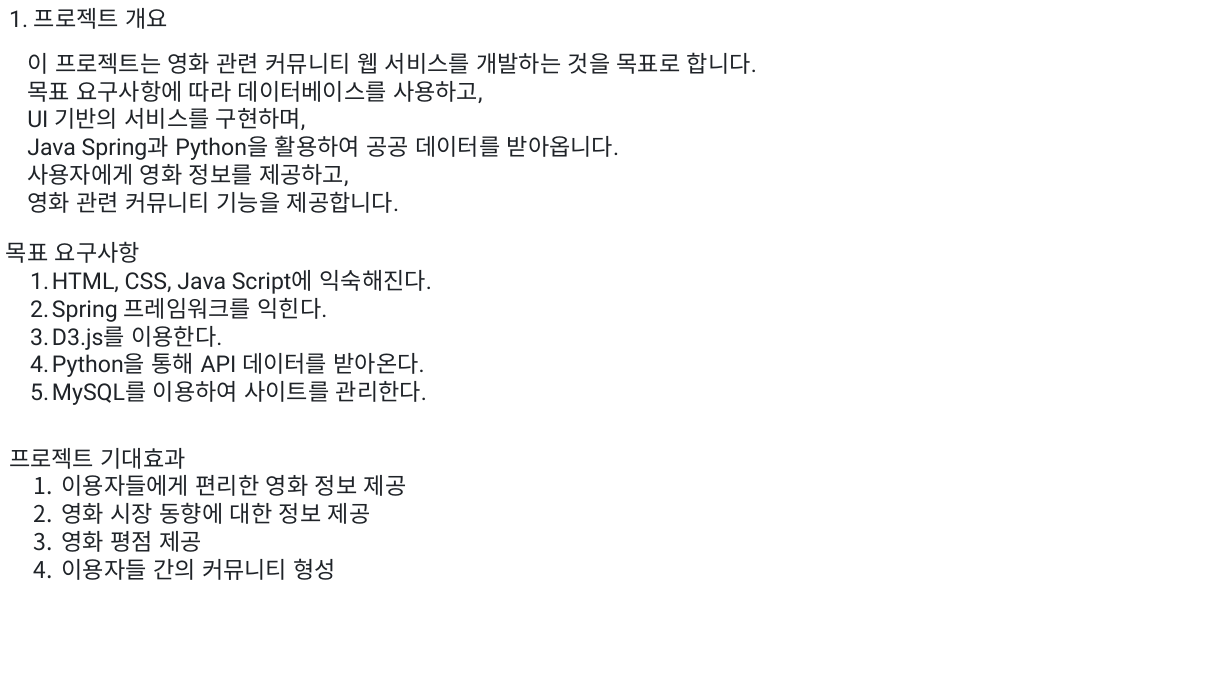
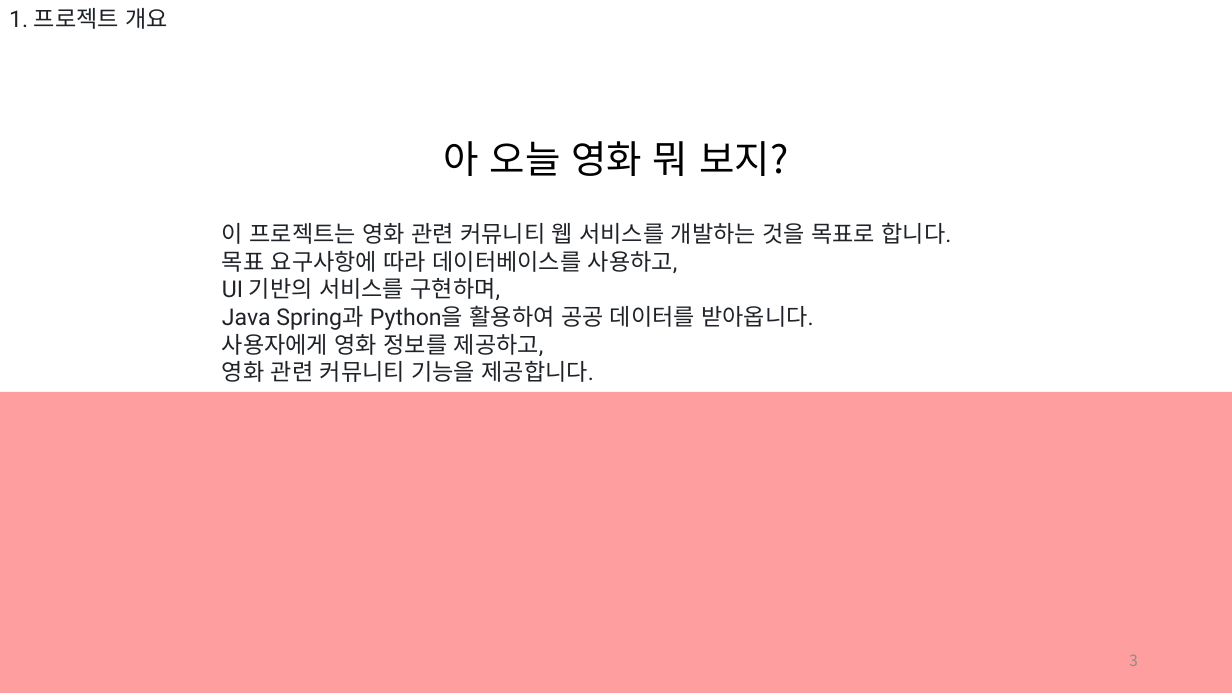
Before and after one commit to 909ma/VIE-Oh-What-is-The-Film-Today, a slide deck: slide 3 of 기타/발표 자료/초본.pptx. Drawn at 1232x693 pixels with LibreOffice and Linux fonts; fonts in the diff are those of the drawing. Boxes give left, top, right and bottom in pixels: in the first picture for what was removed or moved away, otherwise in the second. Text is boxed around its words. In the diff, an @@ line names an element or a change of style, - is before the commit and + after.

```diff
--- a/기타/발표 자료/초본.pptx
+++ b/기타/발표 자료/초본.pptx
@@ text added at box(444, 141, 788, 176), 30 pt, text #000000 @@
+아 오늘 영화 뭐 보지?
@@ text "이 프로젝트는 영화 관련 커뮤니티 ...": place and size @@
-text "이 프로젝트는 영화 관련 커뮤니티 ..." at box(27, 52, 757, 213)
+text "이 프로젝트는 영화 관련 커뮤니티 ..." at box(222, 222, 952, 382)
@@ text removed at box(6, 241, 432, 405) @@
-목표 요구사항
-  1. HTML, CSS, Java Script에 익숙해진다.
-  2. Spring 프레임워크를 익힌다.
-  3. D3.js를 이용한다.
-  4. Python을 통해 API 데이터를 받아온다.
-  5. MySQL를 이용하여 사이트를 관리한다.
@@ rectangle added at box(0, 392, 1232, 693), fill #FF0000 at 38% opacity @@
@@ text removed at box(9, 448, 407, 580) @@
-프로젝트 기대효과
-  1. 이용자들에게 편리한 영화 정보 제공
-  2. 영화 시장 동향에 대한 정보 제공
-  3. 영화 평점 제공
-  4. 이용자들 간의 커뮤니티 형성
@@ page number added at box(1129, 654, 1138, 666), 12 pt, text #8C8C8C @@
+3
```
Also in this commit, not shown: 9 other slides changed, 4 slides added, 1 slide removed.
